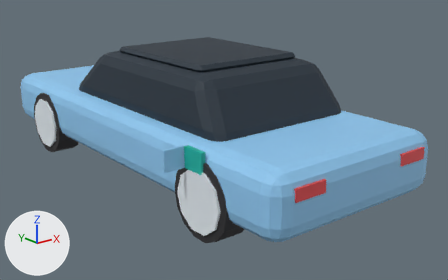
The glTF model assets-src/export/sedan.glb: old version first, new version second.
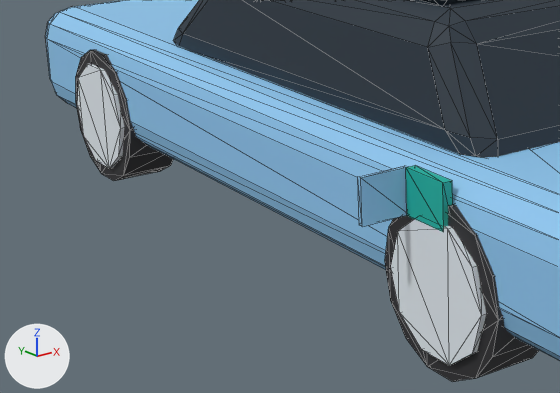
Each version is shown whole from a 50 mm camera at (-3.59, -5.08, 2.25) aimed at (0.19, -0.35, 0.36), then close up on the part from 0% to 57% of the width and 25% to 89% of the height. Arrows for +X, +Y and +Z are at lower left; the lights stay in place. The older version's two pictures come first. The close-ups show mesh edges as thin lines. Vertices at exactly the same position are counted once.

Names of what the first close-up shows: 'sedan'.
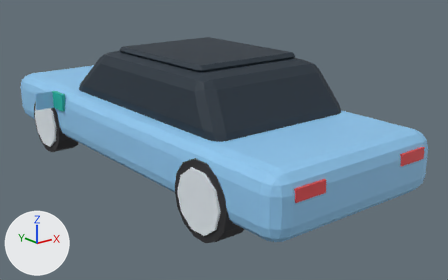
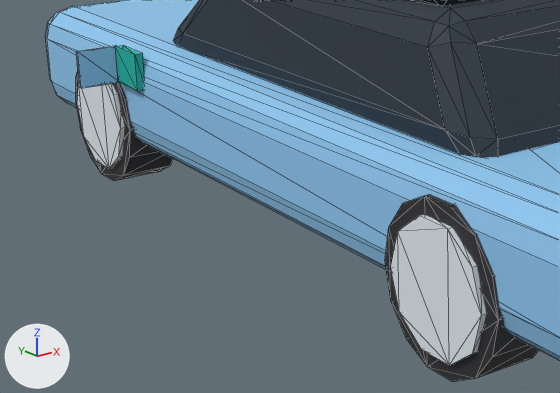
Boxes [x1, y1, x2, y2] around the edits, measured in the close-ups (560 x 393 px; the box of a moved part takes in the faces that stretch with it):
part 1 of me_sedan, moved or reshaped
    before: [406, 165, 453, 232]
    after: [115, 45, 144, 91]
part 2 of me_sedan, moved or reshaped
    before: [358, 166, 407, 227]
    after: [76, 45, 118, 88]

The change, as a diff of the scene's bpy script:
```diff
--- a/assets-src/export/sedan.glb.py
+++ b/assets-src/export/sedan.glb.py
@@ me_sedan @@
 me_sedan.from_pydata(...)  # 440 vertices, 812 faces; spans x -1.14..0.96, y -2.31..2.31, z -0.49..0.8
 # used by ob_sedan; location = (0.0, 0.0, 0.5)
+# me_sedan part 1: the loose piece of 8 vertices spanning x -0.95..-0.92, y -1.51..-1.29, z 0.08..0.26 is moved by (0.0, 2.45, 0.0)
+# me_sedan part 2: the loose piece of 8 vertices spanning x -1.14..-0.94, y -1.29..-1.27, z 0.08..0.26 is moved by (0.0, 2.45, 0.0)
 me_sedan.materials.append(mat_solaroasispalette)
```
